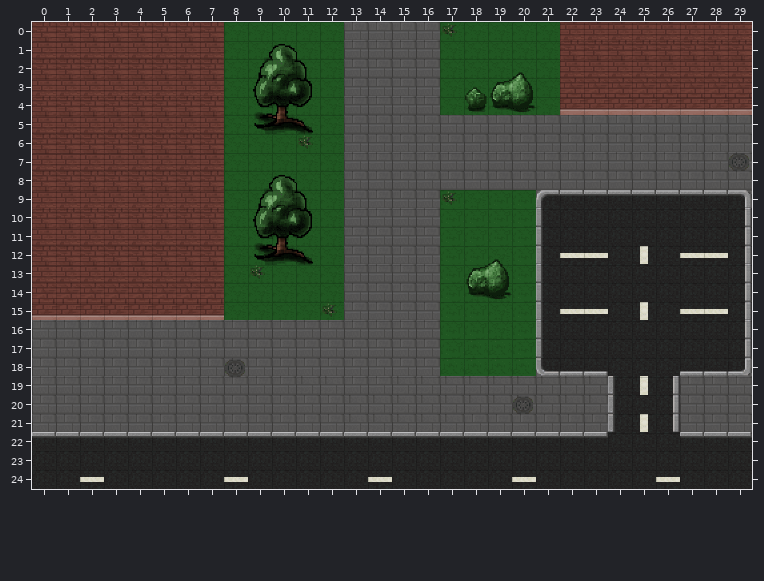
One commit to this Tiled map: maps/dummie_map_08_hochhausviertel.tmx. The picture above is the old version.
Cells are 36x28 px. Shown: x 0..29, y 0..24.
New version:
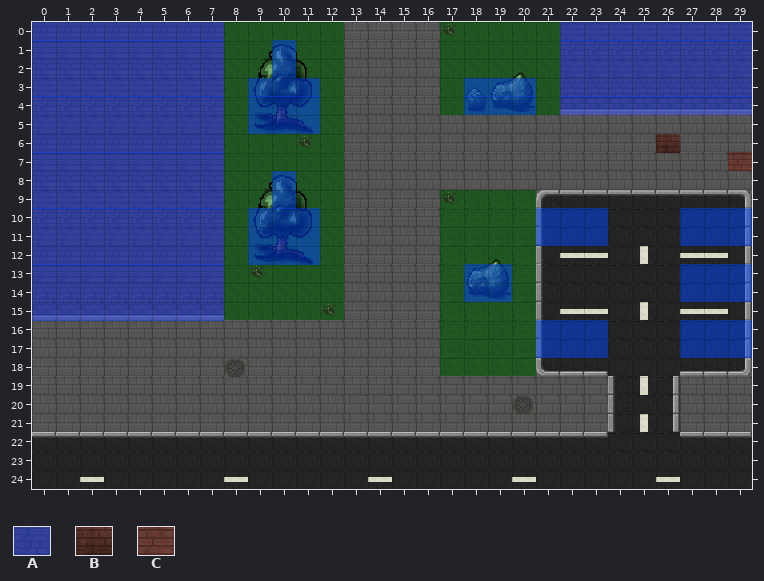
Key: from "sprite_sheet_props_main": A 0, B 264, C 1659.
_ is an empty cell.
Tiles of an added or newly shown layer are drawn over the layers below it.
See-through tiles are keyed as they look on the map.
The author wrote: hochaus mit kollision
Edits made:
Changed rows in their new state; . is an unchanged cell.
Layer "walkable" (now shown):
first column x 0:
 0 AAAAAAAA..............AAAAAAAA
 1 AAAAAAAA..A...........AAAAAAAA
 2 AAAAAAAA..A...........AAAAAAAA
 3 AAAAAAAA.AAA......AAA.AAAAAAAA
 4 AAAAAAAA.AAA......AAA.AAAAAAAA
 5 AAAAAAAA.AAA..................
 6 AAAAAAAA..................B...
 7 AAAAAAAA.....................C
 8 AAAAAAAA..A...................
 9 AAAAAAAA..A...................
10 AAAAAAAA.AAA.........AAA...AAA
11 AAAAAAAA.AAA.........AAA...AAA
12 AAAAAAAA.AAA..................
13 AAAAAAAA..........AA.......AAA
14 AAAAAAAA..........AA.......AAA
15 AAAAAAAA......................
16 .....................AAA...AAA
17 .....................AAA...AAA
